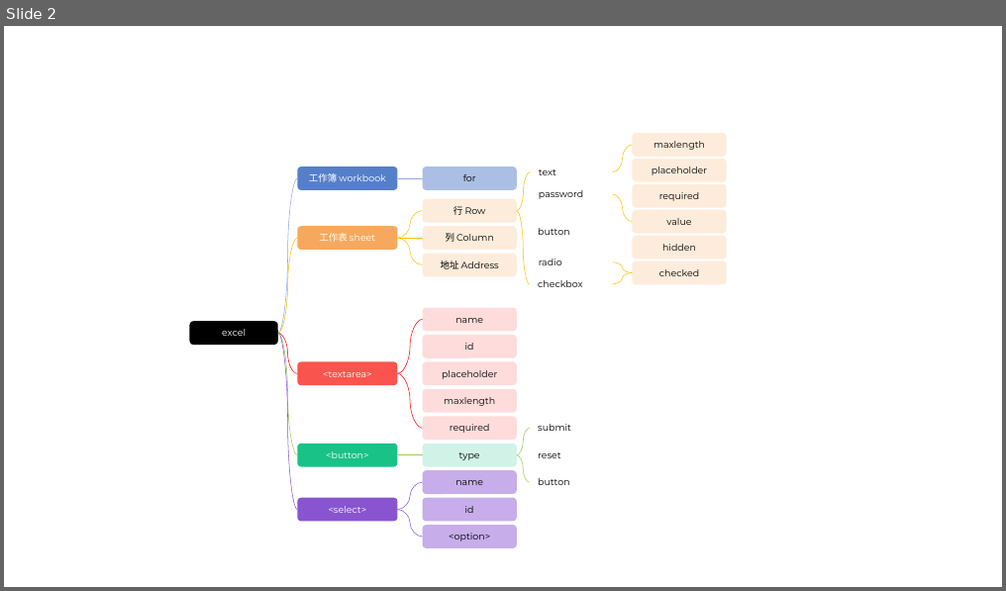
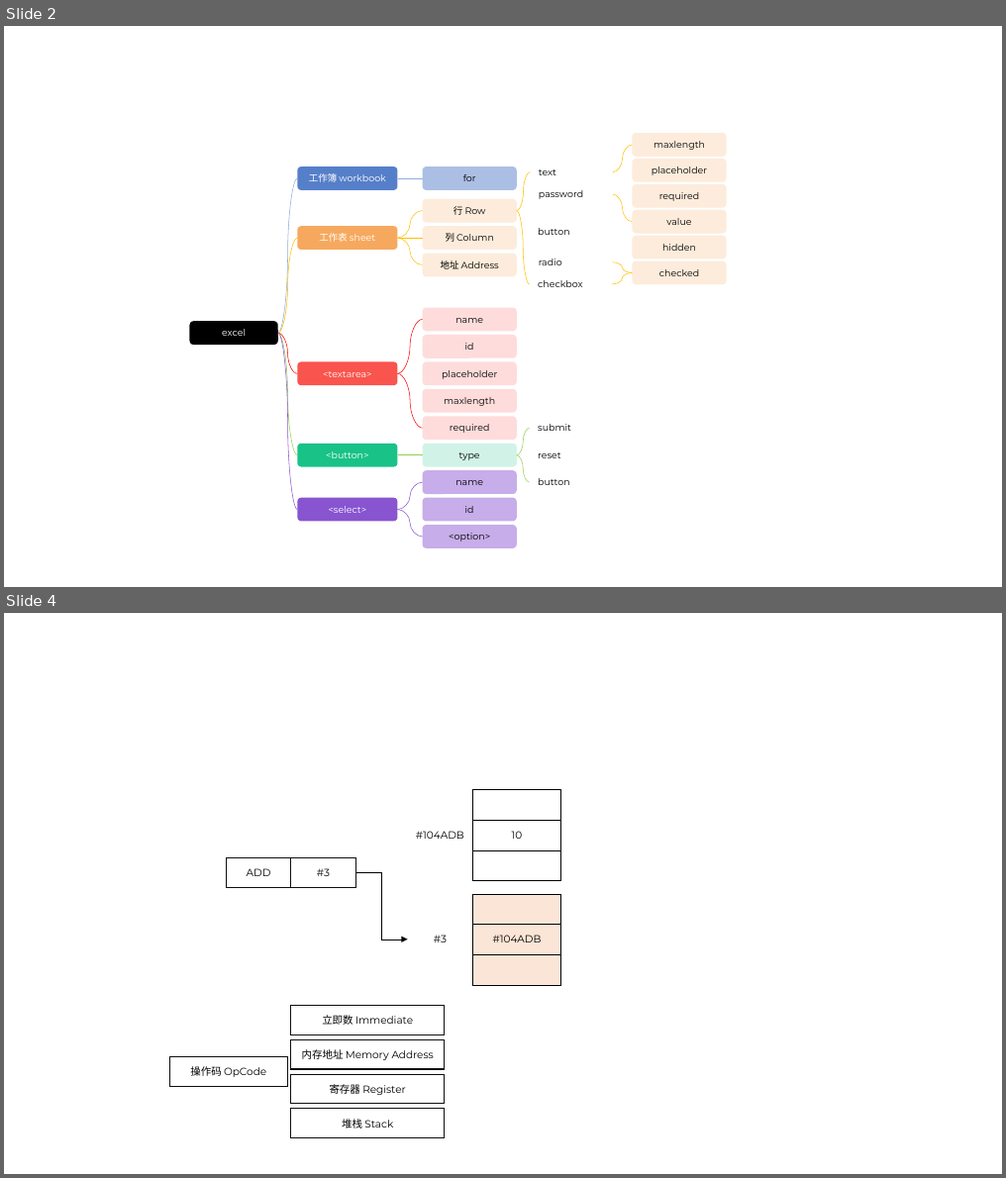
Before and after one commit to glplaman/glplaman.github.io, a slide deck: utils/file/charts.pptx. Shown one above the other, each under a label of ours: slide 2 before the commit, slides 2 and 4 after it; the slides between them are not shown. The pictures are 1006x591 and 1006x1178 pixels, drawn with LibreOffice and Linux fonts; fonts in the diff are those of the drawing. Boxes give left, top, right and bottom in pixels: in the first picture for what was removed or moved away, otherwise in the second. Text is boxed around its words. In the diff, an @@ line names an element or a change of style, - is before the commit and + after.

```diff
--- a/utils/file/charts.pptx
+++ b/utils/file/charts.pptx
@@ slide 4 added at (4,613,1002,1174), background #FFFFFF @@
@@ table added at (472,789,561,881), 3 rows, 1 columns @@
+
+10
+
@@ text added at (416,831,464,839), 10 pt, text #000000 @@
+#104ADB
@@ rectangle added at (227,858,291,887), outline #0D0D0D 1 pt, 10 pt, text #000000 @@
+ADD
@@ rectangle added at (291,858,355,887), outline #0D0D0D 1 pt, 10 pt, text #000000 @@
+#3
@@ elbow arrow added from (355, 872) to (408, 940), #000000 0.5 pt @@
@@ table added at (472,894,561,986), 3 rows, 1 columns @@
+
+#104ADB
+
@@ text added at (434,935,447,943), 10 pt, text #000000 @@
+#3
@@ rectangle added at (291,1005,445,1035), outline #0D0D0D 1 pt, 10 pt, text #000000 @@
+立即数 Immediate
@@ rectangle added at (169,1058,287,1087), outline #0D0D0D 1 pt, 10 pt, text #000000 @@
+操作码 OpCode
@@ rectangle added at (291,1040,445,1069), outline #0D0D0D 1 pt, 10 pt, text #000000 @@
+内存地址 Memory Address
@@ rectangle added at (291,1075,445,1104), outline #0D0D0D 1 pt, 10 pt, text #000000 @@
+寄存器 Register
@@ rectangle added at (291,1109,445,1139), outline #0D0D0D 1 pt, 10 pt, text #000000 @@
+堆栈 Stack
```
Also in this commit, not shown: 9 slides changed, 1 other slide added, 21 other files.
